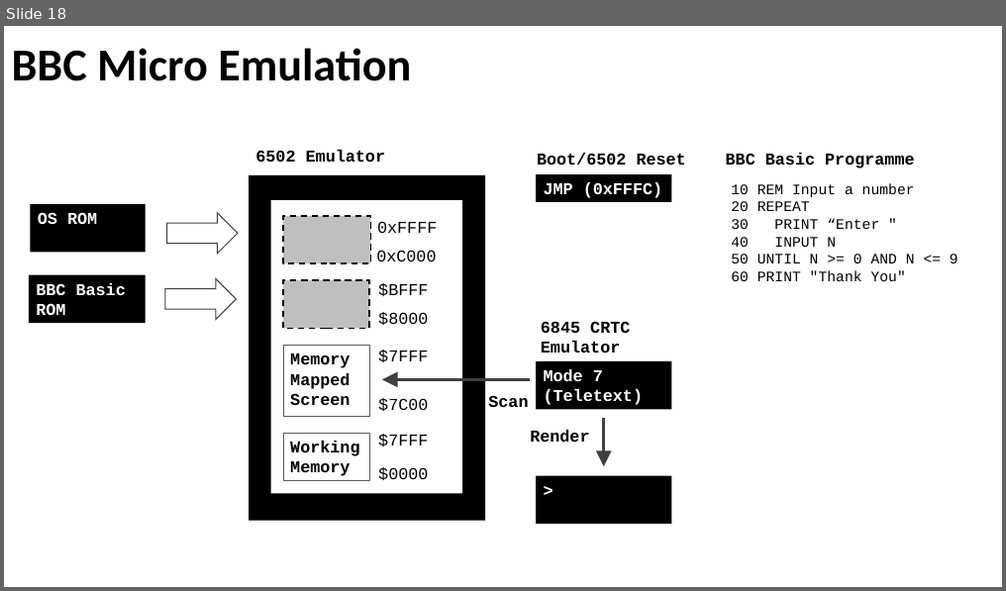
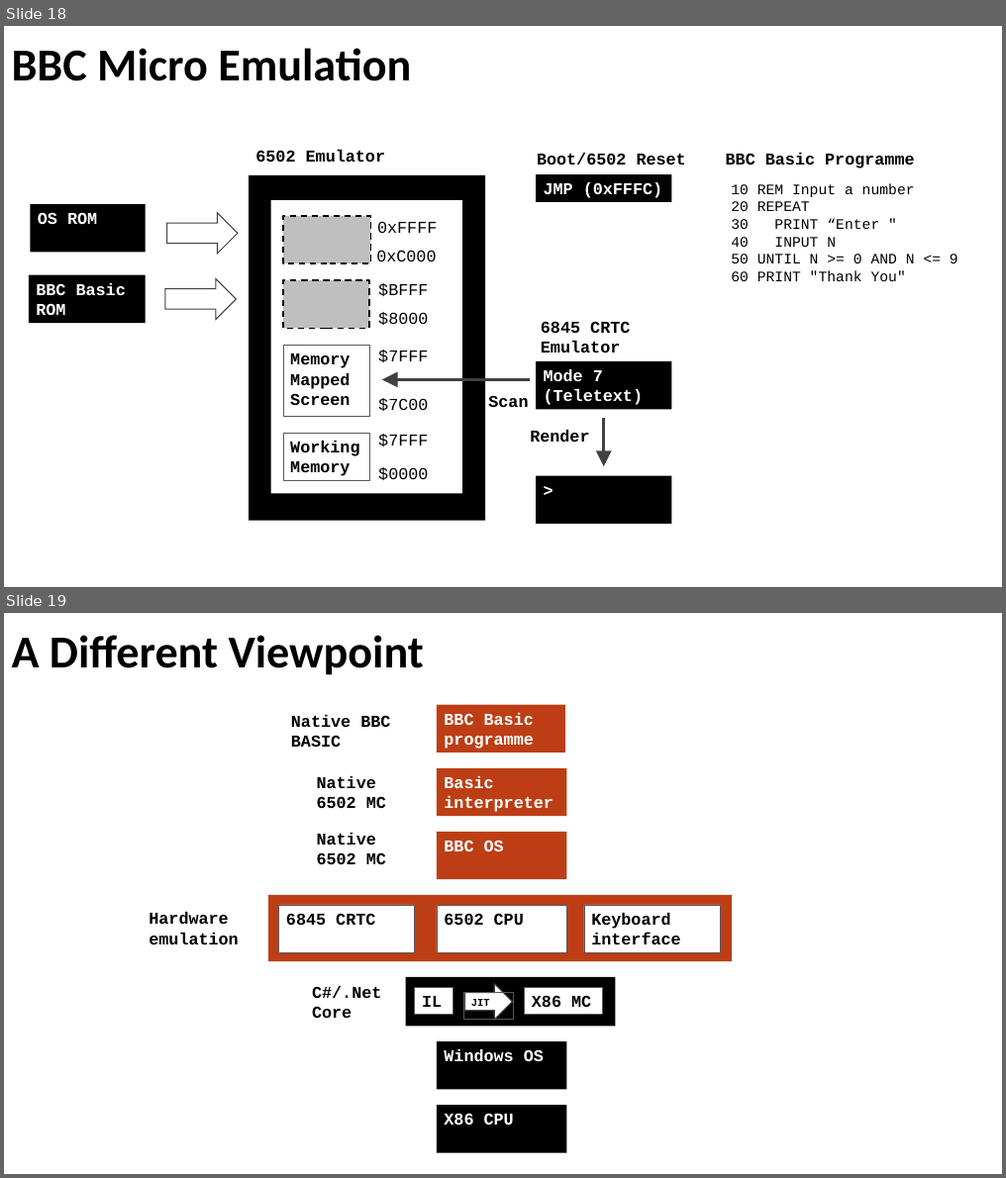
Before and after one commit to skagra/bbc-micro, a slide deck: Demo/BBCMicro.pptx. Shown one above the other, each under a label of ours: slide 18 before the commit, slides 18 and 19 after it. The pictures are 1006x591 and 1006x1178 pixels, drawn with LibreOffice and Linux fonts; fonts in the diff are those of the drawing; background and template pictures are left out. Boxes give left, top, right and bottom in pixels: in the first picture for what was removed or moved away, otherwise in the second. Text is boxed around its words. In the diff, an @@ line names an element or a change of style, - is before the commit and + after.

Commit message:
Added slide of full stack of emulation

```diff
--- a/Demo/BBCMicro.pptx
+++ b/Demo/BBCMicro.pptx
@@ slide 19 added at box(4, 613, 1002, 1174), background picture (left out) @@
@@ title added at box(12, 635, 424, 675), 44 pt, text #000000, bold @@
+A Different Viewpoint
@@ group added at box(149, 705, 732, 1154): 13 rectangles, 5 texts, 1 down arrow @@
+BBC Basic programme
+Basic interpreter
+BBC OS
+6845 CRTC
+6502 CPU
+Keyboard interface
+Windows OS
+X86 CPU
+C#/.Net Core
+IL
+X86 MC
+JIT
+Native BBC BASIC
+Native 6502 MC
+Native 6502 MC
+Hardware emulation
```
